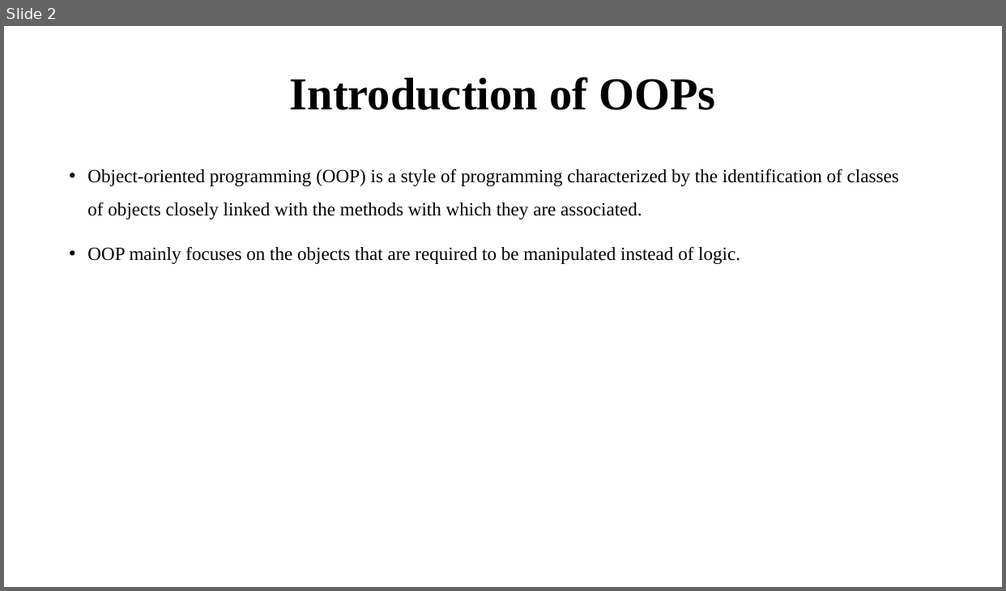
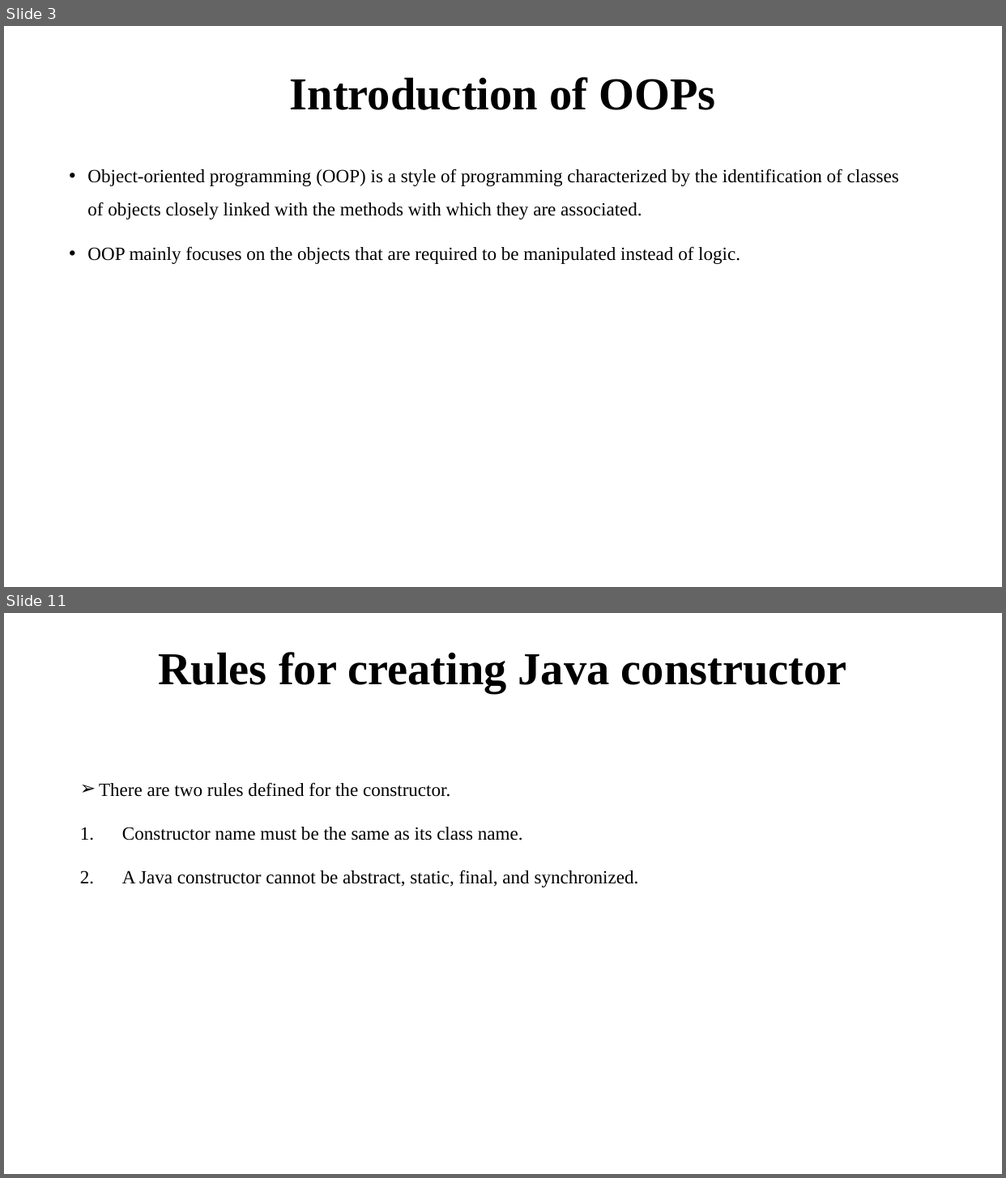
Before and after one commit to amitsharma7565/Core_and_Advance_Java, a slide deck: oops.pptx. Shown one above the other, each under a label of ours: slide 2 before the commit, slides 3 and 11 after it; the slides between them are not shown. The pictures are 1006x591 and 1006x1178 pixels, drawn with LibreOffice and Linux fonts; fonts in the diff are those of the drawing. Boxes give left, top, right and bottom in pixels: in the first picture for what was removed or moved away, otherwise in the second. Text is boxed around its words. In the diff, an @@ line names an element or a change of style, - is before the commit and + after.

```diff
--- a/oops.pptx
+++ b/oops.pptx
@@ slide 11 added at bbox=[4, 613, 1002, 1174], background #FFFFFF @@
@@ title added at bbox=[158, 652, 847, 693], 44 pt, text #000000, bold @@
+Rules for creating Java constructor
@@ text added at bbox=[99, 782, 639, 888], 18 pt, text #000000 @@
+➢ There are two rules defined for the constructor.
+1. Constructor name must be the same as its class name.
+2. A Java constructor cannot be abstract, static, final, and synchronized.
@@ what was slide 2 is now slide 3 @@
```
Also in this commit, not shown: 3 slides changed, 26 other slides added, 5 slides removed, 3 other files.
